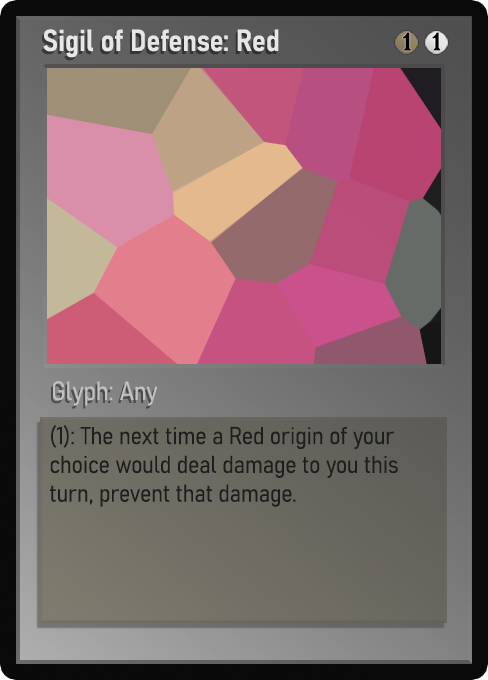
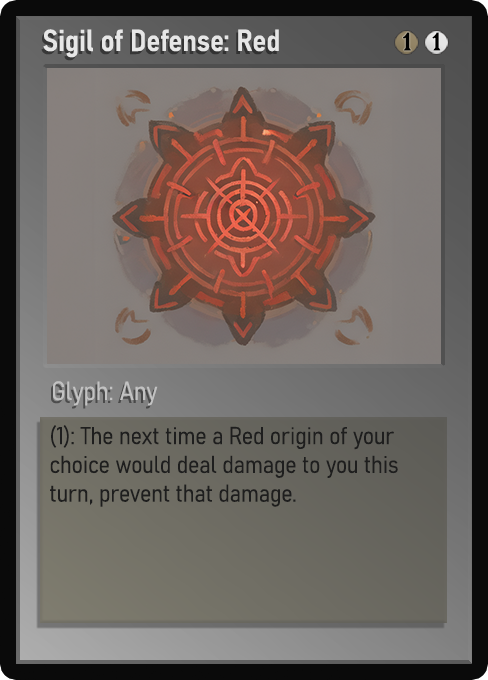
Layer changes from the first 488×680 image to the second:
painted on "Name" over [44, 29, 279, 57]
painted on "Class" over [53, 383, 152, 406]
painted on "Desc_norm" over [50, 428, 398, 507]
painted on "Artwork" over [47, 68, 441, 364]
